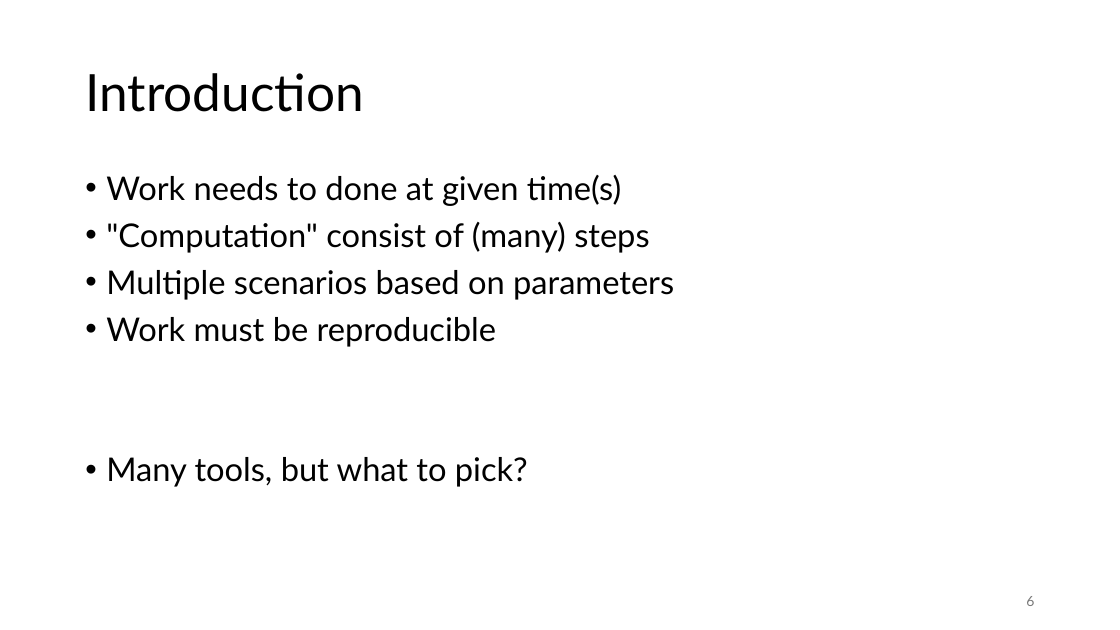
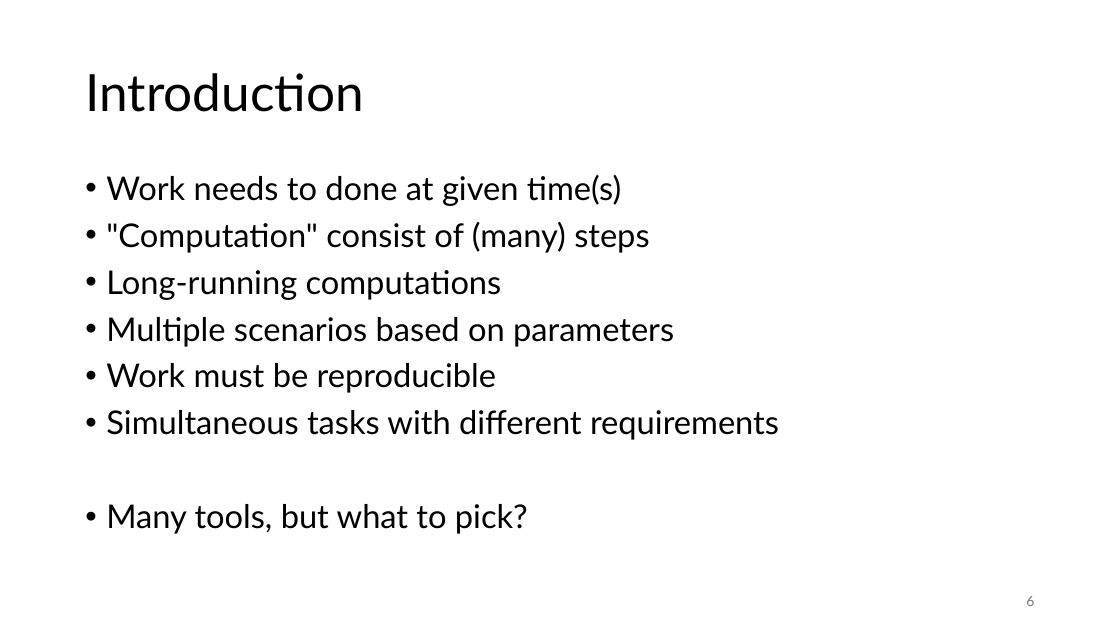
Before and after one commit to gjbex/Workflows-for-HPC, a slide deck: slide 6 of workflow_for_HPC.pptx. Drawn at 1120x630 pixels with LibreOffice and Linux fonts; fonts in the diff are those of the drawing. Boxes give left, top, right and bottom in pixels: in the first picture for what was removed or moved away, otherwise in the second. Text is boxed around its words. In the diff, an @@ line names an element or a change of style, - is before the commit and + after.

Commit message:
Add subject to introduction

```diff
--- a/workflow_for_HPC.pptx
+++ b/workflow_for_HPC.pptx
@@ text at (106,270,502,300): paragraph added @@
+• Long-running computations
@@ text at (106,410,779,440): paragraph added @@
+• Simultaneous tasks with different requirements
```
